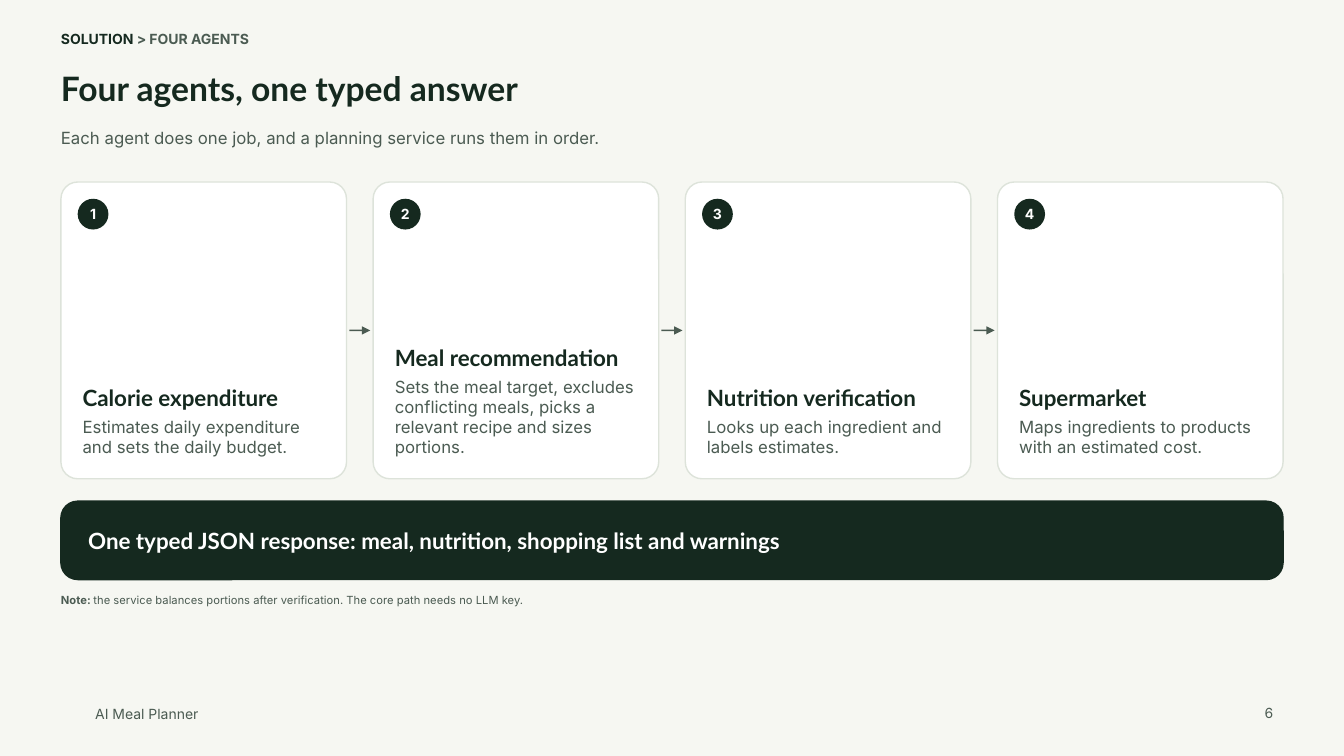
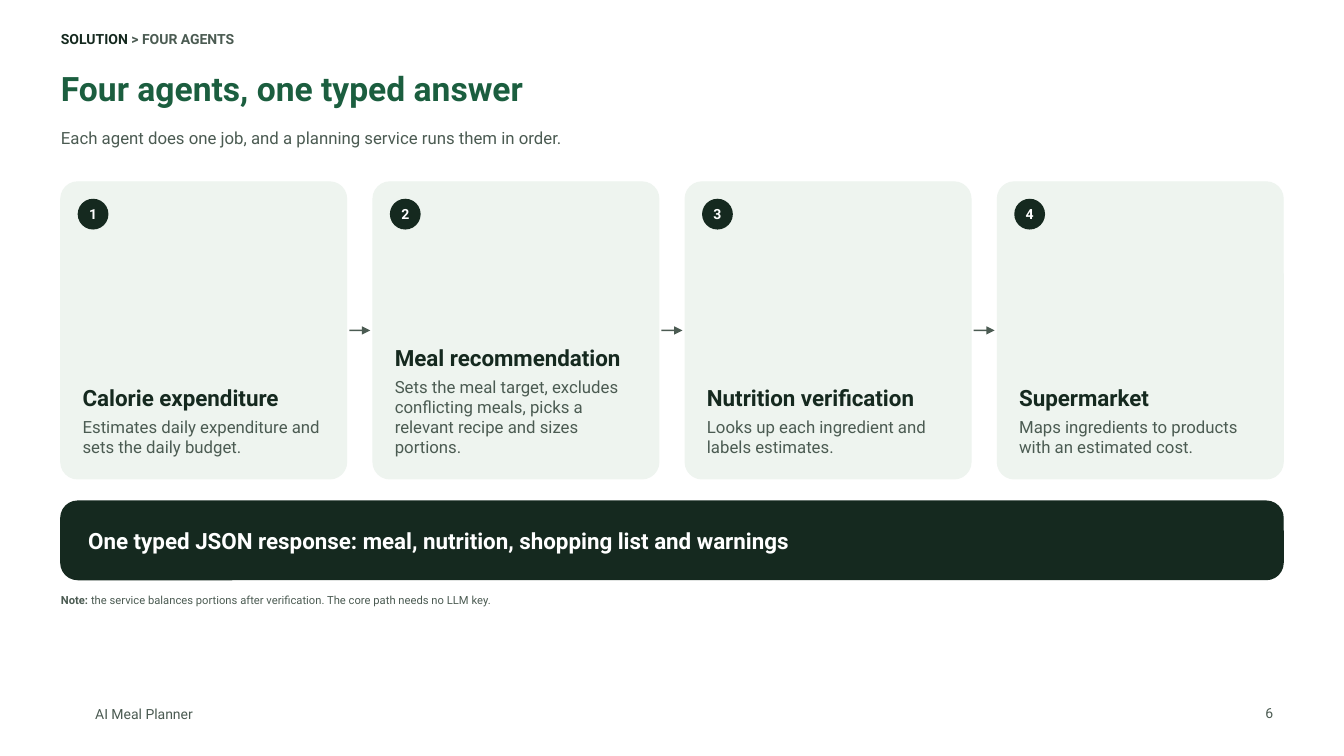
Before and after one commit to tuannm3812/ai-meal-planner, a slide deck: slide 6 of docs/showcase/ai-meal-planner-deck.pptx. Drawn at 1344x756 pixels with LibreOffice and Linux fonts; fonts in the diff are those of the drawing; background and template pictures are left out. Boxes give left, top, right and bottom in pixels: in the first picture for what was removed or moved away, otherwise in the second. Text is boxed around its words. In the diff, an @@ line names an element or a change of style, - is before the commit and + after.

```diff
--- a/docs/showcase/ai-meal-planner-deck.pptx
+++ b/docs/showcase/ai-meal-planner-deck.pptx
@@ background #F6F7F2 to #FFFFFF @@
@@ title "Four agents, one typed answer" at (x1=61, y1=75, x2=523, y2=108): font Lato to Roboto, text colour #15291F to #1B5E3F @@
@@ rounded rectangle "Calorie expenditure" at (x1=60, y1=182, x2=346, y2=479): font Lato to Roboto in "Calorie expenditure"; font Inter to Roboto in "Estimates daily expenditure and sets the daily ..."; fill #FFFFFF to #EEF4EF; outline #DDE3DA 1 pt to #EEF4EF 1 pt @@
@@ rounded rectangle "Meal recommendation" at (x1=373, y1=182, x2=658, y2=479): font Lato to Roboto in "Meal recommendation"; font Inter to Roboto in "Sets the meal target, excludes conflicting meals, ..."; fill #FFFFFF to #EEF4EF; outline #DDE3DA 1 pt to #EEF4EF 1 pt @@
@@ rounded rectangle "Nutrition verification" at (x1=686, y1=182, x2=971, y2=479): font Lato to Roboto in "Nutrition verification"; font Inter to Roboto in "Looks up each ingredient and labels estimates."; fill #FFFFFF to #EEF4EF; outline #DDE3DA 1 pt to #EEF4EF 1 pt @@
@@ rounded rectangle "Supermarket" at (x1=998, y1=182, x2=1284, y2=479): font Lato to Roboto in "Supermarket"; font Inter to Roboto in "Maps ingredients to products with an estimated ..."; fill #FFFFFF to #EEF4EF; outline #DDE3DA 1 pt to #EEF4EF 1 pt @@
@@ rounded rectangle "One typed JSON response: meal, ..." at (x1=60, y1=501, x2=1282, y2=580): font Lato to Roboto @@
@@ font Inter to Roboto in 8 elements at (x1=61, y1=34, x2=234, y2=44), (x1=61, y1=131, x2=562, y2=148), (x1=78, y1=199, x2=109, y2=230), (x1=390, y1=199, x2=421, y2=230), (x1=703, y1=199, x2=734, y2=230), (x1=1014, y1=199, x2=1046, y2=230), (x1=61, y1=595, x2=491, y2=607), (x1=95, y1=708, x2=193, y2=719) @@
```
Also in this commit, not shown: 12 other slides changed, 1 slide added, 1 slide removed, 9 other files.
